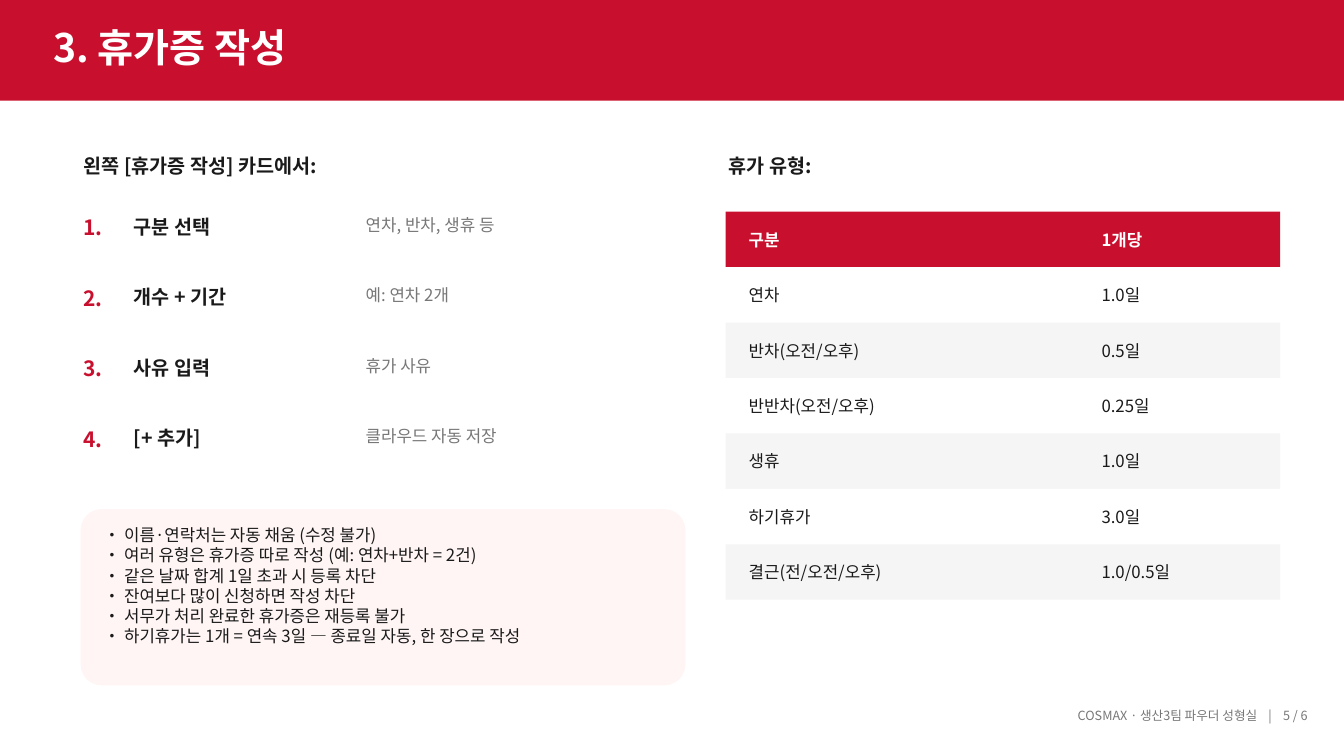
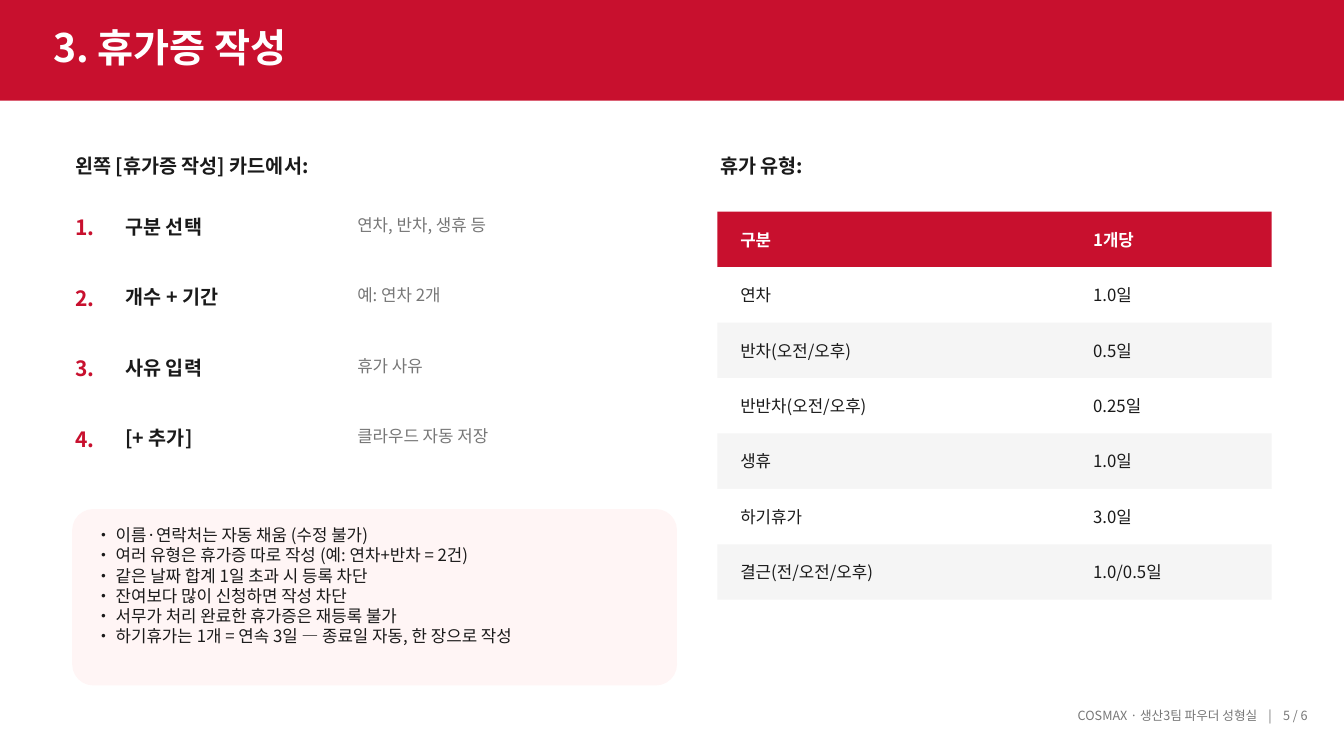
Before and after one commit to djlee-cosmax/Vacation-Permit-Auto-System, a slide deck: slide 5 of docs/휴가증 자동 반영 프로그램 안내 (작업자용).pptx. Drawn at 1344x756 pixels with LibreOffice and Linux fonts; fonts in the diff are those of the drawing. Boxes give left, top, right and bottom in pixels: in the first picture for what was removed or moved away, otherwise in the second. Text is boxed around its words. In the diff, an @@ line names an element or a change of style, - is before the commit and + after.

```diff
--- a/docs/휴가증 자동 반영 프로그램 안내 (작업자용).pptx
+++ b/docs/휴가증 자동 반영 프로그램 안내 (작업자용).pptx
@@ 29 texts, 7 rectangles, 1 rounded rectangle: place and size @@
-29 texts, 7 rectangles, 1 rounded rectangle at <box>81,156,1280,686</box>
+29 texts, 7 rectangles, 1 rounded rectangle at <box>73,156,1272,686</box>
```
Also in this commit, not shown: 4 other slides changed, 1 other file.
